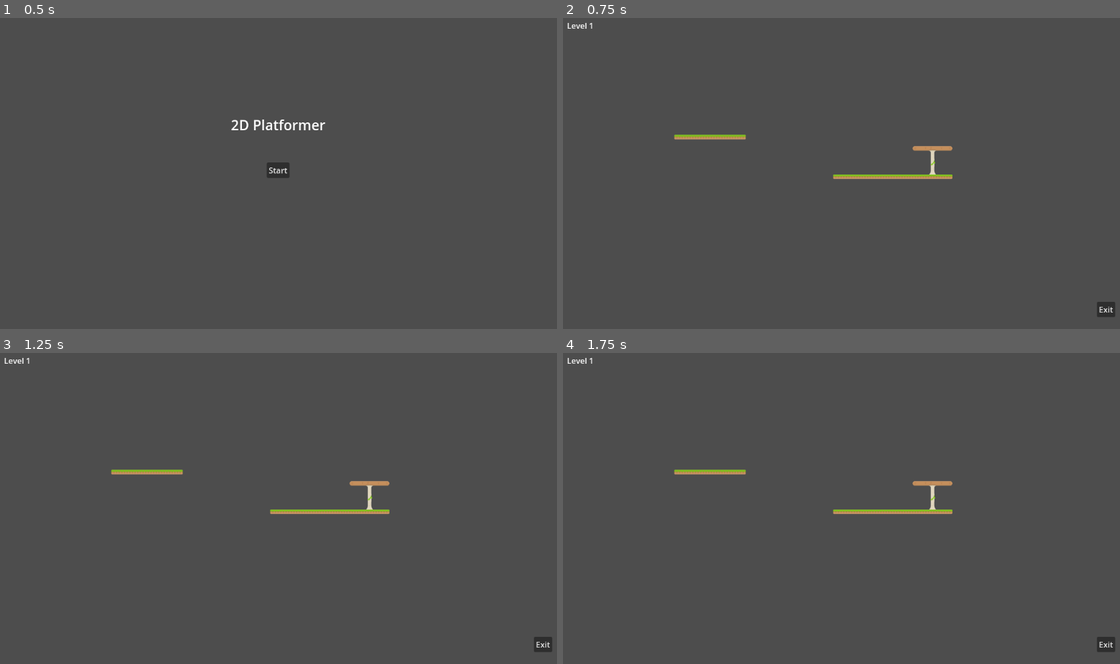
Above: before the commit, frames 1-4 (two rows, left to right).
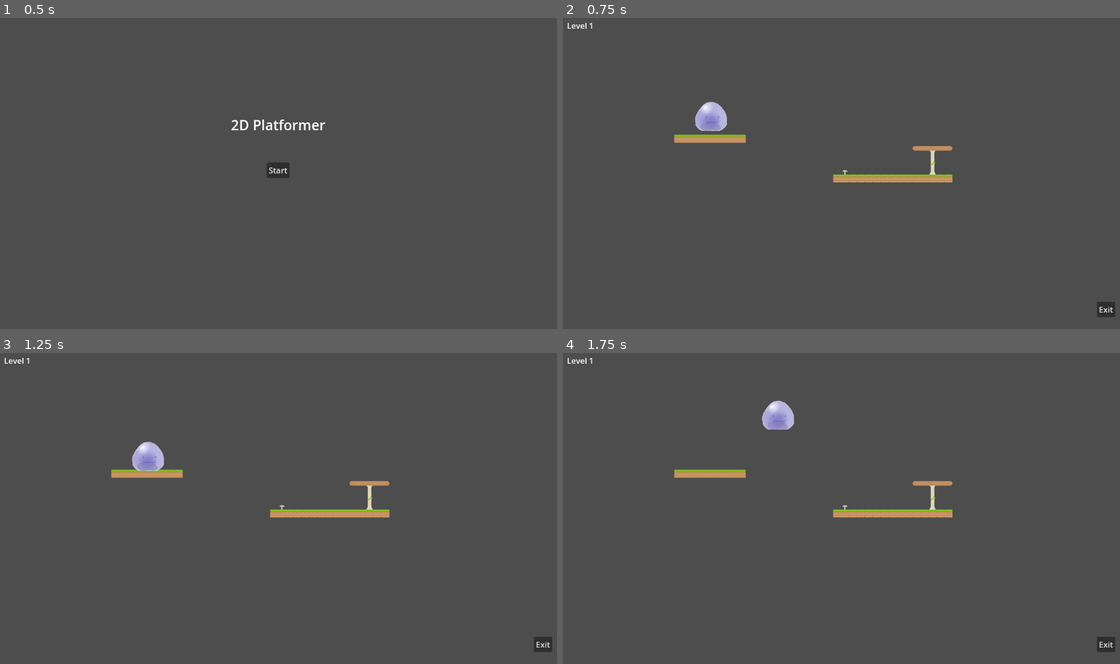
Above: after the commit, the same moments.

Repository: alisha356/Major-Project
Game: Godot game, scene res://main_menu.tscn
Same seed, same stepped clock (60 frames per second), same inputs: the game is played once before the commit and once after it.
Inputs:
- Up to frame 1 (0.5 s): no input
- Up to frame 2 (0.75 s): click "Start" at 0.5 s
- Up to frame 3 (1.25 s): no input
- Up to frame 4 (1.75 s): tap Enter (ui_accept) at 1.25, 1.35, 1.52 s; hold Right (ui_right) from 1.28 s (still down)

Frame 1 is identical in both runs. In frame 2, 0.9% of the frame differs, in the area x 19-70%, y 26-53%; in frame 3, 0.9%, in the area x 19-70%, y 28-53%; in frame 4, 0.9%.

Commit message:
Platform collisions & player
Added a player (characterBody2D) with a collision shape, then added collisions on the platforms so the player wouldn't fall through them.

Diff:
--- /dev/null
+++ b/Player.gd
@@ -0,0 +1,28 @@
+extends CharacterBody2D
+
+
+const SPEED = 300.0
+const JUMP_VELOCITY = -400.0
+
+# Get the gravity from the project settings to be synced with RigidBody nodes.
+var gravity: int = ProjectSettings.get_setting("physics/2d/default_gravity")
+
+
+func _physics_process(delta: float):
+	# Add the gravity.
+	if not is_on_floor():
+		velocity.y += gravity * delta
+
+	# Handle jump.
+	if Input.is_action_just_pressed("ui_accept") and is_on_floor():
+		velocity.y = JUMP_VELOCITY
+
+	# Get the input direction and handle the movement/deceleration.
+	# As good practice, you should replace UI actions with custom gameplay actions.
+	var direction := Input.get_axis("ui_left", "ui_right")
+	if direction:
+		velocity.x = direction * SPEED
+	else:
+		velocity.x = move_toward(velocity.x, 0, SPEED)
+
+	move_and_slide()
--- a/level_1.tscn
+++ b/level_1.tscn
@@ -6,199 +6,400 @@
 [ext_resource type="Texture2D" uid="uid://birlm40hl62dp" path="res://Assets/Grass Tiles.png" id="4_754rd"]
 [ext_resource type="Texture2D" uid="uid://dw8d63d4d3h48" path="res://Assets/Sand Tiles.png" id="5_xlqqe"]
 [ext_resource type="Texture2D" uid="uid://ccpfbyia4drt" path="res://Assets/Mushies.png" id="6_6qeaa"]
+[ext_resource type="Script" path="res://Player.gd" id="7_pbuul"]
 [ext_resource type="Texture2D" uid="uid://cc5pqwy3rpy81" path="res://Assets/Idle.png" id="7_w2v7f"]
-[ext_resource type="Texture2D" uid="uid://dq4gbe3hnnneq" path="res://Assets/Walking.png" id="8_vfydf"]
-[ext_resource type="Texture2D" uid="uid://dxyqgx6qid4qd" path="res://Assets/Jumping.png" id="9_ep7h4"]
 
 [sub_resource type="TileSetAtlasSource" id="TileSetAtlasSource_jp1jb"]
 texture = ExtResource("2_bko8i")
 separation = Vector2i(1, 1)
 0:0/0 = 0
+0:0/0/physics_layer_0/linear_velocity = Vector2(0, 0)
+0:0/0/physics_layer_0/angular_velocity = 0.0
+0:0/0/physics_layer_0/polygon_0/points = PackedVector2Array(-8, -8, 8, -8, 8, 8, -8, 8)
 1:0/0 = 0
+1:0/0/physics_layer_0/linear_velocity = Vector2(0, 0)
+1:0/0/physics_layer_0/angular_velocity = 0.0
+1:0/0/physics_layer_0/polygon_0/points = PackedVector2Array(-8, -8, 8, -8, 8, 8, -8, 8)
 2:0/0 = 0
+2:0/0/physics_layer_0/linear_velocity = Vector2(0, 0)
+2:0/0/physics_layer_0/angular_velocity = 0.0
+2:0/0/physics_layer_0/polygon_0/points = PackedVector2Array(-8, -8, 8, -8, 8, 8, -8, 8)
 3:0/0 = 0
+3:0/0/physics_layer_0/linear_velocity = Vector2(0, 0)
+3:0/0/physics_layer_0/angular_velocity = 0.0
+3:0/0/physics_layer_0/polygon_0/points = PackedVector2Array(-8, -8, 8, -8, 8, 8, -8, 8)
 0:1/0 = 0
+0:1/0/physics_layer_0/linear_velocity = Vector2(0, 0)
+0:1/0/physics_layer_0/angular_velocity = 0.0
+0:1/0/physics_layer_0/polygon_0/points = PackedVector2Array(-8, -8, 8, -8, 8, 8, -8, 8)
 1:1/0 = 0
+1:1/0/physics_layer_0/linear_velocity = Vector2(0, 0)
+1:1/0/physics_layer_0/angular_velocity = 0.0
+1:1/0/physics_layer_0/polygon_0/points = PackedVector2Array(-8, -8, 8, -8, 8, 8, -8, 8)
 2:1/0 = 0
+2:1/0/physics_layer_0/linear_velocity = Vector2(0, 0)
+2:1/0/physics_layer_0/angular_velocity = 0.0
+2:1/0/physics_layer_0/polygon_0/points = PackedVector2Array(-8, -8, 8, -8, 8, 8, -8, 8)
 3:1/0 = 0
+3:1/0/physics_layer_0/linear_velocity = Vector2(0, 0)
+3:1/0/physics_layer_0/angular_velocity = 0.0
 0:2/0 = 0
+0:2/0/physics_layer_0/linear_velocity = Vector2(0, 0)
+0:2/0/physics_layer_0/angular_velocity = 0.0
 3:2/0 = 0
+3:2/0/physics_layer_0/linear_velocity = Vector2(0, 0)
+3:2/0/physics_layer_0/angular_velocity = 0.0
+3:2/0/physics_layer_0/polygon_0/points = PackedVector2Array(-8, -8, 8, -8, 8, 8, -8, 8)
 0:3/0 = 0
+0:3/0/physics_layer_0/linear_velocity = Vector2(0, 0)
+0:3/0/physics_layer_0/angular_velocity = 0.0
+0:3/0/physics_layer_0/polygon_0/points = PackedVector2Array(-8, -8, 8, -8, 8, 8, -8, 8)
 1:3/0 = 0
+1:3/0/physics_layer_0/linear_velocity = Vector2(0, 0)
+1:3/0/physics_layer_0/angular_velocity = 0.0
+1:3/0/physics_layer_0/polygon_0/points = PackedVector2Array(-8, -8, 8, -8, 8, 8, -8, 8)
 2:3/0 = 0
+2:3/0/physics_layer_0/linear_velocity = Vector2(0, 0)
+2:3/0/physics_layer_0/angular_velocity = 0.0
+2:3/0/physics_layer_0/polygon_0/points = PackedVector2Array(-8, -8, 8, -8, 8, 8, -8, 8)
 3:3/0 = 0
+3:3/0/physics_layer_0/linear_velocity = Vector2(0, 0)
+3:3/0/physics_layer_0/angular_velocity = 0.0
+3:3/0/physics_layer_0/polygon_0/points = PackedVector2Array(-8, -8, 8, -8, 8, 8, -8, 8)
 
 [sub_resource type="TileSetAtlasSource" id="TileSetAtlasSource_bma0f"]
 texture = ExtResource("3_dp2ru")
 separation = Vector2i(1, 1)
 0:0/0 = 0
+0:0/0/physics_layer_0/linear_velocity = Vector2(0, 0)
+0:0/0/physics_layer_0/angular_velocity = 0.0
+0:0/0/physics_layer_0/polygon_0/points = PackedVector2Array(-8, -8, 8, -8, 8, 8, -8, 8)
 1:0/0 = 0
+1:0/0/physics_layer_0/linear_velocity = Vector2(0, 0)
+1:0/0/physics_layer_0/angular_velocity = 0.0
+1:0/0/physics_layer_0/polygon_0/points = PackedVector2Array(-8, -8, 8, -8, 8, 8, -8, 8)
 2:0/0 = 0
+2:0/0/physics_layer_0/linear_velocity = Vector2(0, 0)
+2:0/0/physics_layer_0/angular_velocity = 0.0
+2:0/0/physics_layer_0/polygon_0/points = PackedVector2Array(-8, -8, 8, -8, 8, 8, -8, 8)
 3:0/0 = 0
+3:0/0/physics_layer_0/linear_velocity = Vector2(0, 0)
+3:0/0/physics_layer_0/angular_velocity = 0.0
+3:0/0/physics_layer_0/polygon_0/points = PackedVector2Array(-8, -8, 8, -8, 8, 8, -8, 8)
 0:1/0 = 0
+0:1/0/physics_layer_0/linear_velocity = Vector2(0, 0)
+0:1/0/physics_layer_0/angular_velocity = 0.0
+0:1/0/physics_layer_0/polygon_0/points = PackedVector2Array(-8, -8, 8, -8, 8, 8, -8, 8)
 1:1/0 = 0
+1:1/0/physics_layer_0/linear_velocity = Vector2(0, 0)
+1:1/0/physics_layer_0/angular_velocity = 0.0
+1:1/0/physics_layer_0/polygon_0/points = PackedVector2Array(-8, -8, 8, -8, 8, 8, -8, 8)
 2:1/0 = 0
+2:1/0/physics_layer_0/linear_velocity = Vector2(0, 0)
+2:1/0/physics_layer_0/angular_velocity = 0.0
+2:1/0/physics_layer_0/polygon_0/points = PackedVector2Array(-8, -8, 8, -8, 8, 8, -8, 8)
 3:1/0 = 0
+3:1/0/physics_layer_0/linear_velocity = Vector2(0, 0)
+3:1/0/physics_layer_0/angular_velocity = 0.0
 0:2/0 = 0
+0:2/0/physics_layer_0/linear_velocity = Vector2(0, 0)
+0:2/0/physics_layer_0/angular_velocity = 0.0
 1:2/0 = 0
+1:2/0/physics_layer_0/linear_velocity = Vector2(0, 0)
+1:2/0/physics_layer_0/angular_velocity = 0.0
 2:2/0 = 0
+2:2/0/physics_layer_0/linear_velocity = Vector2(0, 0)
+2:2/0/physics_layer_0/angular_velocity = 0.0
 3:2/0 = 0
+3:2/0/physics_layer_0/linear_velocity = Vector2(0, 0)
+3:2/0/physics_layer_0/angular_velocity = 0.0
+3:2/0/physics_layer_0/polygon_0/points = PackedVector2Array(-8, -8, 8, -8, 8, 8, -8, 8)
 0:3/0 = 0
+0:3/0/physics_layer_0/linear_velocity = Vector2(0, 0)
+0:3/0/physics_layer_0/angular_velocity = 0.0
+0:3/0/physics_layer_0/polygon_0/points = PackedVector2Array(-8, -8, 8, -8, 8, 8, -8, 8)
 1:3/0 = 0
+1:3/0/physics_layer_0/linear_velocity = Vector2(0, 0)
+1:3/0/physics_layer_0/angular_velocity = 0.0
+1:3/0/physics_layer_0/polygon_0/points = PackedVector2Array(-8, -8, 8, -8, 8, 8, -8, 8)
 2:3/0 = 0
+2:3/0/physics_layer_0/linear_velocity = Vector2(0, 0)
+2:3/0/physics_layer_0/angular_velocity = 0.0
+2:3/0/physics_layer_0/polygon_0/points = PackedVector2Array(-8, -8, 8, -8, 8, 8, -8, 8)
 3:3/0 = 0
+3:3/0/physics_layer_0/linear_velocity = Vector2(0, 0)
+3:3/0/physics_layer_0/angular_velocity = 0.0
+3:3/0/physics_layer_0/polygon_0/points = PackedVector2Array(-8, -8, 8, -8, 8, 8, -8, 8)
 
 [sub_resource type="TileSetAtlasSource" id="TileSetAtlasSource_vvrcw"]
 texture = ExtResource("4_754rd")
 separation = Vector2i(1, 1)
 0:0/0 = 0
+0:0/0/physics_layer_0/linear_velocity = Vector2(0, 0)
+0:0/0/physics_layer_0/angular_velocity = 0.0
+0:0/0/physics_layer_0/polygon_0/points = PackedVector2Array(-8, -8, 8, -8, 8, 8, -8, 8)
 1:0/0 = 0
+1:0/0/physics_layer_0/linear_velocity = Vector2(0, 0)
+1:0/0/physics_layer_0/angular_velocity = 0.0
+1:0/0/physics_layer_0/polygon_0/points = PackedVector2Array(-8, -8, 8, -8, 8, 8, -8, 8)
 2:0/0 = 0
+2:0/0/physics_layer_0/linear_velocity = Vector2(0, 0)
+2:0/0/physics_layer_0/angular_velocity = 0.0
+2:0/0/physics_layer_0/polygon_0/points = PackedVector2Array(-8, -8, 8, -8, 8, 8, -8, 8)
 3:0/0 = 0
+3:0/0/physics_layer_0/linear_velocity = Vector2(0, 0)
+3:0/0/physics_layer_0/angular_velocity = 0.0
+3:0/0/physics_layer_0/polygon_0/points = PackedVector2Array(-8, -8, 8, -8, 8, 8, -8, 8)
 0:1/0 = 0
+0:1/0/physics_layer_0/linear_velocity = Vector2(0, 0)
+0:1/0/physics_layer_0/angular_velocity = 0.0
+0:1/0/physics_layer_0/polygon_0/points = PackedVector2Array(-8, -8, 8, -8, 8, 8, -8, 8)
 1:1/0 = 0
+1:1/0/physics_layer_0/linear_velocity = Vector2(0, 0)
+1:1/0/physics_layer_0/angular_velocity = 0.0
 2:1/0 = 0
+2:1/0/physics_layer_0/linear_velocity = Vector2(0, 0)
+2:1/0/physics_layer_0/angular_velocity = 0.0
 3:1/0 = 0
+3:1/0/physics_layer_0/linear_velocity = Vector2(0, 0)
+3:1/0/physics_layer_0/angular_velocity = 0.0
 0:2/0 = 0
+0:2/0/physics_layer_0/linear_velocity = Vector2(0, 0)
+0:2/0/physics_layer_0/angular_velocity = 0.0
 3:2/0 = 0
+3:2/0/physics_layer_0/linear_velocity = Vector2(0, 0)
+3:2/0/physics_layer_0/angular_velocity = 0.0
+3:2/0/physics_layer_0/polygon_0/points = PackedVector2Array(-8, -8, 8, -8, 8, 8, -8, 8)
 0:3/0 = 0
+0:3/0/physics_layer_0/linear_velocity = Vector2(0, 0)
+0:3/0/physics_layer_0/angular_velocity = 0.0
+0:3/0/physics_layer_0/polygon_0/points = PackedVector2Array(-8, -8, 8, -8, 8, 8, -8, 8)
 1:3/0 = 0
+1:3/0/physics_layer_0/linear_velocity = Vector2(0, 0)
+1:3/0/physics_layer_0/angular_velocity = 0.0
+1:3/0/physics_layer_0/polygon_0/points = PackedVector2Array(-8, -8, 8, -8, 8, 8, -8, 8)
 2:3/0 = 0
+2:3/0/physics_layer_0/linear_velocity = Vector2(0, 0)
+2:3/0/physics_layer_0/angular_velocity = 0.0
+2:3/0/physics_layer_0/polygon_0/points = PackedVector2Array(-8, -8, 8, -8, 8, 8, -8, 8)
 3:3/0 = 0
+3:3/0/physics_layer_0/linear_velocity = Vector2(0, 0)
+3:3/0/physics_layer_0/angular_velocity = 0.0
+3:3/0/physics_layer_0/polygon_0/points = PackedVector2Array(-8, -8, 8, -8, 8, 8, -8, 8)
 
 [sub_resource type="TileSetAtlasSource" id="TileSetAtlasSource_wi6hi"]
 texture = ExtResource("5_xlqqe")
 separation = Vector2i(1, 1)
 0:0/0 = 0
+0:0/0/physics_layer_0/linear_velocity = Vector2(0, 0)
+0:0/0/physics_layer_0/angular_velocity = 0.0
+0:0/0/physics_layer_0/polygon_0/points = PackedVector2Array(-8, -8, 8, -8, 8, 8, -8, 8)
 1:0/0 = 0
+1:0/0/physics_layer_0/linear_velocity = Vector2(0, 0)
+1:0/0/physics_layer_0/angular_velocity = 0.0
+1:0/0/physics_layer_0/polygon_0/points = PackedVector2Array(-8, -8, 8, -8, 8, 8, -8, 8)
 2:0/0 = 0
+2:0/0/physics_layer_0/linear_velocity = Vector2(0, 0)
+2:0/0/physics_layer_0/angular_velocity = 0.0
+2:0/0/physics_layer_0/polygon_0/points = PackedVector2Array(-8, -8, 8, -8, 8, 8, -8, 8)
 3:0/0 = 0
+3:0/0/physics_layer_0/linear_velocity = Vector2(0, 0)
+3:0/0/physics_layer_0/angular_velocity = 0.0
+3:0/0/physics_layer_0/polygon_0/points = PackedVector2Array(-8, -8, 8, -8, 8, 8, -8, 8)
 0:1/0 = 0
+0:1/0/physics_layer_0/linear_velocity = Vector2(0, 0)
+0:1/0/physics_layer_0/angular_velocity = 0.0
+0:1/0/physics_layer_0/polygon_0/points = PackedVector2Array(-8, -8, 8, -8, 8, 8, -8, 8)
 1:1/0 = 0
+1:1/0/physics_layer_0/linear_velocity = Vector2(0, 0)
+1:1/0/physics_layer_0/angular_velocity = 0.0
+1:1/0/physics_layer_0/polygon_0/points = PackedVector2Array(-8, -8, 8, -8, 8, 8, -8, 8)
 2:1/0 = 0
+2:1/0/physics_layer_0/linear_velocity = Vector2(0, 0)
+2:1/0/physics_layer_0/angular_velocity = 0.0
+2:1/0/physics_layer_0/polygon_0/points = PackedVector2Array(-8, -8, 8, -8, 8, 8, -8, 8)
 3:1/0 = 0
+3:1/0/physics_layer_0/linear_velocity = Vector2(0, 0)
+3:1/0/physics_layer_0/angular_velocity = 0.0
 0:2/0 = 0
+0:2/0/physics_layer_0/linear_velocity = Vector2(0, 0)
+0:2/0/physics_layer_0/angular_velocity = 0.0
 3:2/0 = 0
+3:2/0/physics_layer_0/linear_velocity = Vector2(0, 0)
+3:2/0/physics_layer_0/angular_velocity = 0.0
+3:2/0/physics_layer_0/polygon_0/points = PackedVector2Array(-8, -8, 8, -8, 8, 8, -8, 8)
 0:3/0 = 0
+0:3/0/physics_layer_0/linear_velocity = Vector2(0, 0)
+0:3/0/physics_layer_0/angular_velocity = 0.0
+0:3/0/physics_layer_0/polygon_0/points = PackedVector2Array(-8, -8, 8, -8, 8, 8, -8, 8)
 1:3/0 = 0
+1:3/0/physics_layer_0/linear_velocity = Vector2(0, 0)
+1:3/0/physics_layer_0/angular_velocity = 0.0
+1:3/0/physics_layer_0/polygon_0/points = PackedVector2Array(-8, -8, 8, -8, 8, 8, -8, 8)
 2:3/0 = 0
+2:3/0/physics_layer_0/linear_velocity = Vector2(0, 0)
+2:3/0/physics_layer_0/angular_velocity = 0.0
+2:3/0/physics_layer_0/polygon_0/points = PackedVector2Array(-8, -8, 8, -8, 8, 8, -8, 8)
 3:3/0 = 0
+3:3/0/physics_layer_0/linear_velocity = Vector2(0, 0)
+3:3/0/physics_layer_0/angular_velocity = 0.0
+3:3/0/physics_layer_0/polygon_0/points = PackedVector2Array(-8, -8, 8, -8, 8, 8, -8, 8)
 
 [sub_resource type="TileSetAtlasSource" id="TileSetAtlasSource_cqfbk"]
 texture = ExtResource("6_6qeaa")
 separation = Vector2i(1, 1)
 0:0/0 = 0
+0:0/0/physics_layer_0/linear_velocity = Vector2(0, 0)
+0:0/0/physics_layer_0/angular_velocity = 0.0
+0:0/0/physics_layer_0/polygon_0/points = PackedVector2Array(-8, -8, 8, -8, 8, 8, -8, 8)
 1:0/0 = 0
+1:0/0/physics_layer_0/linear_velocity = Vector2(0, 0)
+1:0/0/physics_layer_0/angular_velocity = 0.0
+1:0/0/physics_layer_0/polygon_0/points = PackedVector2Array(-8, -8, 8, -8, 8, 8, -8, 8)
 2:0/0 = 0
+2:0/0/physics_layer_0/linear_velocity = Vector2(0, 0)
+2:0/0/physics_layer_0/angular_velocity = 0.0
+2:0/0/physics_layer_0/polygon_0/points = PackedVector2Array(-8, -8, 8, -8, 8, 8, -8, 8)
 3:0/0 = 0
+3:0/0/physics_layer_0/linear_velocity = Vector2(0, 0)
+3:0/0/physics_layer_0/angular_velocity = 0.0
+3:0/0/physics_layer_0/polygon_0/points = PackedVector2Array(-8, -8, 8, -8, 8, 8, -8, 8)
 4:0/0 = 0
+4:0/0/physics_layer_0/linear_velocity = Vector2(0, 0)
+4:0/0/physics_layer_0/angular_velocity = 0.0
+4:0/0/physics_layer_0/polygon_0/points = PackedVector2Array(-8, -8, 8, -8, 8, 8, -8, 8)
 5:0/0 = 0
+5:0/0/physics_layer_0/linear_velocity = Vector2(0, 0)
+5:0/0/physics_layer_0/angular_velocity = 0.0
+5:0/0/physics_layer_0/polygon_0/points = PackedVector2Array(-8, -8, 8, -8, 8, 8, -8, 8)
 6:0/0 = 0
+6:0/0/physics_layer_0/linear_velocity = Vector2(0, 0)
+6:0/0/physics_layer_0/angular_velocity = 0.0
+6:0/0/physics_layer_0/polygon_0/points = PackedVector2Array(-8, -8, 8, -8, 8, 8, -8, 8)
 0:1/0 = 0
+0:1/0/physics_layer_0/linear_velocity = Vector2(0, 0)
+0:1/0/physics_layer_0/angular_velocity = 0.0
+0:1/0/physics_layer_0/polygon_0/points = PackedVector2Array(-8, -8, 8, -8, 8, 8, -8, 8)
 1:1/0 = 0
+1:1/0/physics_layer_0/linear_velocity = Vector2(0, 0)
+1:1/0/physics_layer_0/angular_velocity = 0.0
+1:1/0/physics_layer_0/polygon_0/points = PackedVector2Array(-8, -8, 8, -8, 8, 8, -8, 8)
 2:1/0 = 0
+2:1/0/physics_layer_0/linear_velocity = Vector2(0, 0)
+2:1/0/physics_layer_0/angular_velocity = 0.0
+2:1/0/physics_layer_0/polygon_0/points = PackedVector2Array(-8, -8, 8, -8, 8, 8, -8, 8)
 3:1/0 = 0
+3:1/0/physics_layer_0/linear_velocity = Vector2(0, 0)
+3:1/0/physics_layer_0/angular_velocity = 0.0
+3:1/0/physics_layer_0/polygon_0/points = PackedVector2Array(-8, -8, 8, -8, 8, 8, -8, 8)
 4:1/0 = 0
+4:1/0/physics_layer_0/linear_velocity = Vector2(0, 0)
+4:1/0/physics_layer_0/angular_velocity = 0.0
+4:1/0/physics_layer_0/polygon_0/points = PackedVector2Array(-8, -8, 8, -8, 8, 8, -8, 8)
 5:1/0 = 0
+5:1/0/physics_layer_0/linear_velocity = Vector2(0, 0)
+5:1/0/physics_layer_0/angular_velocity = 0.0
 6:1/0 = 0
+6:1/0/physics_layer_0/linear_velocity = Vector2(0, 0)
+6:1/0/physics_layer_0/angular_velocity = 0.0
 0:2/0 = 0
+0:2/0/physics_layer_0/linear_velocity = Vector2(0, 0)
+0:2/0/physics_layer_0/angular_velocity = 0.0
+0:2/0/physics_layer_0/polygon_0/points = PackedVector2Array(-8, -8, 8, -8, 8, 8, -8, 8)
 1:2/0 = 0
+1:2/0/physics_layer_0/linear_velocity = Vector2(0, 0)
+1:2/0/physics_layer_0/angular_velocity = 0.0
+1:2/0/physics_layer_0/polygon_0/points = PackedVector2Array(-8, -8, 8, -8, 8, 8, -8, 8)
 2:2/0 = 0
+2:2/0/physics_layer_0/linear_velocity = Vector2(0, 0)
+2:2/0/physics_layer_0/angular_velocity = 0.0
+2:2/0/physics_layer_0/polygon_0/points = PackedVector2Array(-8, -8, 8, -8, 8, 8, -8, 8)
 3:2/0 = 0
+3:2/0/physics_layer_0/linear_velocity = Vector2(0, 0)
+3:2/0/physics_layer_0/angular_velocity = 0.0
+3:2/0/physics_layer_0/polygon_0/points = PackedVector2Array(-8, -8, 8, -8, 8, 8, -8, 8)
 4:2/0 = 0
+4:2/0/physics_layer_0/linear_velocity = Vector2(0, 0)
+4:2/0/physics_layer_0/angular_velocity = 0.0
 5:2/0 = 0
+5:2/0/physics_layer_0/linear_velocity = Vector2(0, 0)
+5:2/0/physics_layer_0/angular_velocity = 0.0
 6:2/0 = 0
+6:2/0/physics_layer_0/linear_velocity = Vector2(0, 0)
+6:2/0/physics_layer_0/angular_velocity = 0.0
 0:3/0 = 0
+0:3/0/physics_layer_0/linear_velocity = Vector2(0, 0)
+0:3/0/physics_layer_0/angular_velocity = 0.0
+0:3/0/physics_layer_0/polygon_0/points = PackedVector2Array(-8, -8, 8, -8, 8, 8, -8, 8)
 1:3/0 = 0
+1:3/0/physics_layer_0/linear_velocity = Vector2(0, 0)
+1:3/0/physics_layer_0/angular_velocity = 0.0
+1:3/0/physics_layer_0/polygon_0/points = PackedVector2Array(-8, -8, 8, -8, 8, 8, -8, 8)
 2:3/0 = 0
+2:3/0/physics_layer_0/linear_velocity = Vector2(0, 0)
+2:3/0/physics_layer_0/angular_velocity = 0.0
+2:3/0/physics_layer_0/polygon_0/points = PackedVector2Array(-8, -8, 8, -8, 8, 8, -8, 8)
 3:3/0 = 0
+3:3/0/physics_layer_0/linear_velocity = Vector2(0, 0)
+3:3/0/physics_layer_0/angular_velocity = 0.0
+3:3/0/physics_layer_0/polygon_0/points = PackedVector2Array(-8, -8, 8, -8, 8, 8, -8, 8)
 4:3/0 = 0
+4:3/0/physics_layer_0/linear_velocity = Vector2(0, 0)
+4:3/0/physics_layer_0/angular_velocity = 0.0
 5:3/0 = 0
+5:3/0/physics_layer_0/linear_velocity = Vector2(0, 0)
+5:3/0/physics_layer_0/angular_velocity = 0.0
 6:3/0 = 0
+6:3/0/physics_layer_0/linear_velocity = Vector2(0, 0)
+6:3/0/physics_layer_0/angular_velocity = 0.0
 0:4/0 = 0
+0:4/0/physics_layer_0/linear_velocity = Vector2(0, 0)
+0:4/0/physics_layer_0/angular_velocity = 0.0
 1:4/0 = 0
+1:4/0/physics_layer_0/linear_velocity = Vector2(0, 0)
+1:4/0/physics_layer_0/angular_velocity = 0.0
 2:4/0 = 0
+2:4/0/physics_layer_0/linear_velocity = Vector2(0, 0)
+2:4/0/physics_layer_0/angular_velocity = 0.0
 3:4/0 = 0
+3:4/0/physics_layer_0/linear_velocity = Vector2(0, 0)
+3:4/0/physics_layer_0/angular_velocity = 0.0
 4:4/0 = 0
+4:4/0/physics_layer_0/linear_velocity = Vector2(0, 0)
+4:4/0/physics_layer_0/angular_velocity = 0.0
 5:4/0 = 0
+5:4/0/physics_layer_0/linear_velocity = Vector2(0, 0)
+5:4/0/physics_layer_0/angular_velocity = 0.0
 6:4/0 = 0
-
-[sub_resource type="TileSetAtlasSource" id="TileSetAtlasSource_n3jq5"]
-texture = ExtResource("7_w2v7f")
-0:0/0 = 0
-1:0/0 = 0
-2:0/0 = 0
-3:0/0 = 0
-0:1/0 = 0
-1:1/0 = 0
-2:1/0 = 0
-3:1/0 = 0
-0:2/0 = 0
-1:2/0 = 0
-2:2/0 = 0
-3:2/0 = 0
-0:3/0 = 0
-1:3/0 = 0
-2:3/0 = 0
-3:3/0 = 0
-
-[sub_resource type="TileSetAtlasSource" id="TileSetAtlasSource_wuecu"]
-texture = ExtResource("8_vfydf")
-1:0/0 = 0
-2:0/0 = 0
-3:0/0 = 0
-4:0/0 = 0
-0:1/0 = 0
-1:1/0 = 0
-2:1/0 = 0
-3:1/0 = 0
-4:1/0 = 0
-5:1/0 = 0
-0:2/0 = 0
-1:2/0 = 0
-2:2/0 = 0
-3:2/0 = 0
-4:2/0 = 0
-5:2/0 = 0
-0:3/0 = 0
-1:3/0 = 0
-2:3/0 = 0
-3:3/0 = 0
-4:3/0 = 0
-5:3/0 = 0
-
-[sub_resource type="TileSetAtlasSource" id="TileSetAtlasSource_6wcm7"]
-texture = ExtResource("9_ep7h4")
-0:0/0 = 0
-1:0/0 = 0
-2:0/0 = 0
-3:0/0 = 0
-0:1/0 = 0
-1:1/0 = 0
-2:1/0 = 0
-3:1/0 = 0
-0:2/0 = 0
-1:2/0 = 0
-2:2/0 = 0
-3:2/0 = 0
-0:3/0 = 0
-1:3/0 = 0
-2:3/0 = 0
-3:3/0 = 0
-0:4/0 = 0
-1:4/0 = 0
-2:4/0 = 0
-3:4/0 = 0
+6:4/0/physics_layer_0/linear_velocity = Vector2(0, 0)
+6:4/0/physics_layer_0/angular_velocity = 0.0
 
 [sub_resource type="TileSet" id="TileSet_mq3wb"]
+physics_layer_0/collision_layer = 1
 sources/0 = SubResource("TileSetAtlasSource_jp1jb")
 sources/1 = SubResource("TileSetAtlasSource_bma0f")
 sources/2 = SubResource("TileSetAtlasSource_vvrcw")
 sources/3 = SubResource("TileSetAtlasSource_wi6hi")
 sources/4 = SubResource("TileSetAtlasSource_cqfbk")
-sources/5 = SubResource("TileSetAtlasSource_n3jq5")
-sources/6 = SubResource("TileSetAtlasSource_wuecu")
-sources/7 = SubResource("TileSetAtlasSource_6wcm7")
+
+[sub_resource type="AtlasTexture" id="AtlasTexture_qp3j1"]
+atlas = ExtResource("7_w2v7f")
+region = Rect2(0, 0, 64, 64)
+
+[sub_resource type="SpriteFrames" id="SpriteFrames_cgya6"]
+animations = [{
+"frames": [{
+"duration": 1.0,
+"texture": SubResource("AtlasTexture_qp3j1")
+}],
+"loop": true,
+"name": &"Idle",
+"speed": 5.0
+}]
+
+[sub_resource type="CapsuleShape2D" id="CapsuleShape2D_tiaa1"]
+radius = 27.0
+height = 54.0
 
 [node name="Level 1" type="Node2D"]
 script = ExtResource("1_yrobd")
@@ -220,6 +421,19 @@
 [node name="TileMap" type="TileMap" parent="."]
 tile_set = SubResource("TileSet_mq3wb")
 format = 2
-layer_0/tile_data = PackedInt32Array(1048591, 65538, 0, 1048592, 131074, 0, 1048593, 131074, 0, 1048594, 131074, 0, 1048595, 131074, 0, 1048596, 131074, 0, 1048597, 131074, 0, 1048598, 131074, 0, 1048599, 196610, 0, 1376291, 65538, 0, 1376292, 131074, 0, 1376293, 131074, 0, 1376294, 131074, 0, 1376295, 131074, 0, 1376296, 131074, 0, 1376297, 131074, 0, 1376298, 131074, 0, 1376299, 131074, 0, 1376300, 131074, 0, 1376301, 131074, 0, 1376302, 131074, 0, 1376303, 131074, 0, 1376304, 131074, 0, 1376305, 196610, 0, 1114157, 4, 1, 1114158, 65540, 1, 1114159, 131076, 1, 1114160, 65540, 1, 1114161, 196612, 1, 1179695, 327684, 3, 1245231, 393220, 3, 1310767, 262148, 2)
+layer_0/tile_data = PackedInt32Array(1048591, 65538, 3, 1048592, 65538, 3, 1048593, 65538, 3, 1048594, 65538, 3, 1048595, 65538, 3, 1048596, 65538, 3, 1048597, 65538, 3, 1048598, 65538, 3, 1048599, 196610, 3, 1376291, 65538, 3, 1376292, 131074, 3, 1376293, 131074, 3, 1376294, 131074, 3, 1376295, 131074, 3, 1376296, 131074, 3, 1376297, 131074, 3, 1376298, 131074, 3, 1376299, 131074, 3, 1376300, 131074, 3, 1376301, 131074, 3, 1376302, 131074, 3, 1376303, 131074, 3, 1376304, 131074, 3, 1376305, 196610, 3, 1114157, 4, 1, 1114158, 65540, 1, 1114159, 131076, 1, 1114160, 65540, 1, 1114161, 196612, 1, 1179695, 327684, 3, 1245231, 393220, 3, 1310767, 262148, 2, 1310756, 327684, 4)
+
+[node name="Player" type="CharacterBody2D" parent="."]
+position = Vector2(2, -11)
+script = ExtResource("7_pbuul")
+
+[node name="AnimatedSprite2D" type="AnimatedSprite2D" parent="Player"]
+position = Vector2(312, 212)
+sprite_frames = SubResource("SpriteFrames_cgya6")
+animation = &"Idle"
+
+[node name="CollisionShape2D" type="CollisionShape2D" parent="Player"]
+position = Vector2(313, 215)
+shape = SubResource("CapsuleShape2D_tiaa1")
 
 [connection signal="pressed" from="Exit Button" to="." method="_on_exit_button_pressed"]
Binary file changed: Assets/Walking.png
Not shown: 1 places in level_1.tscn that only renumber resources
